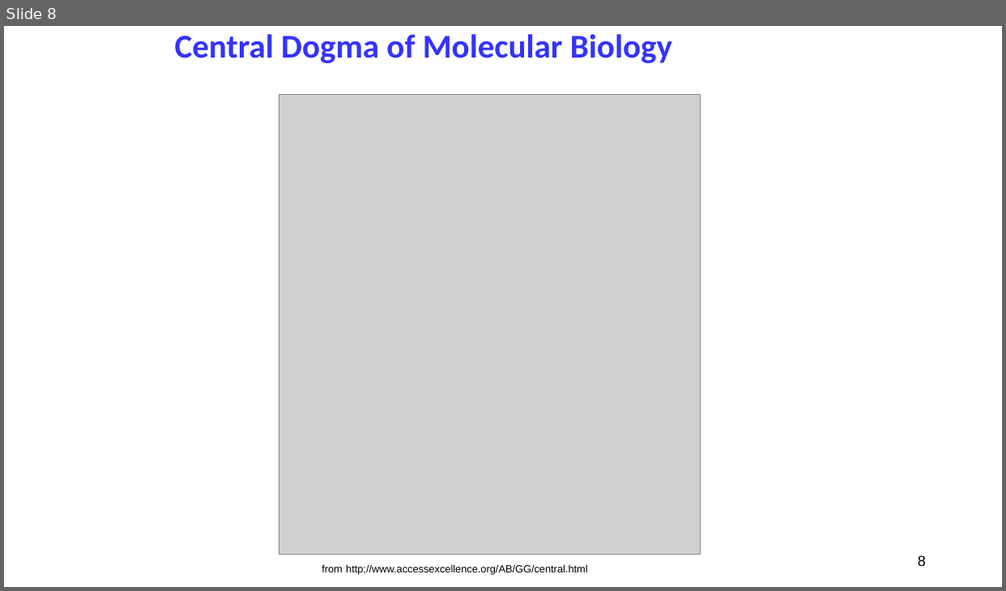
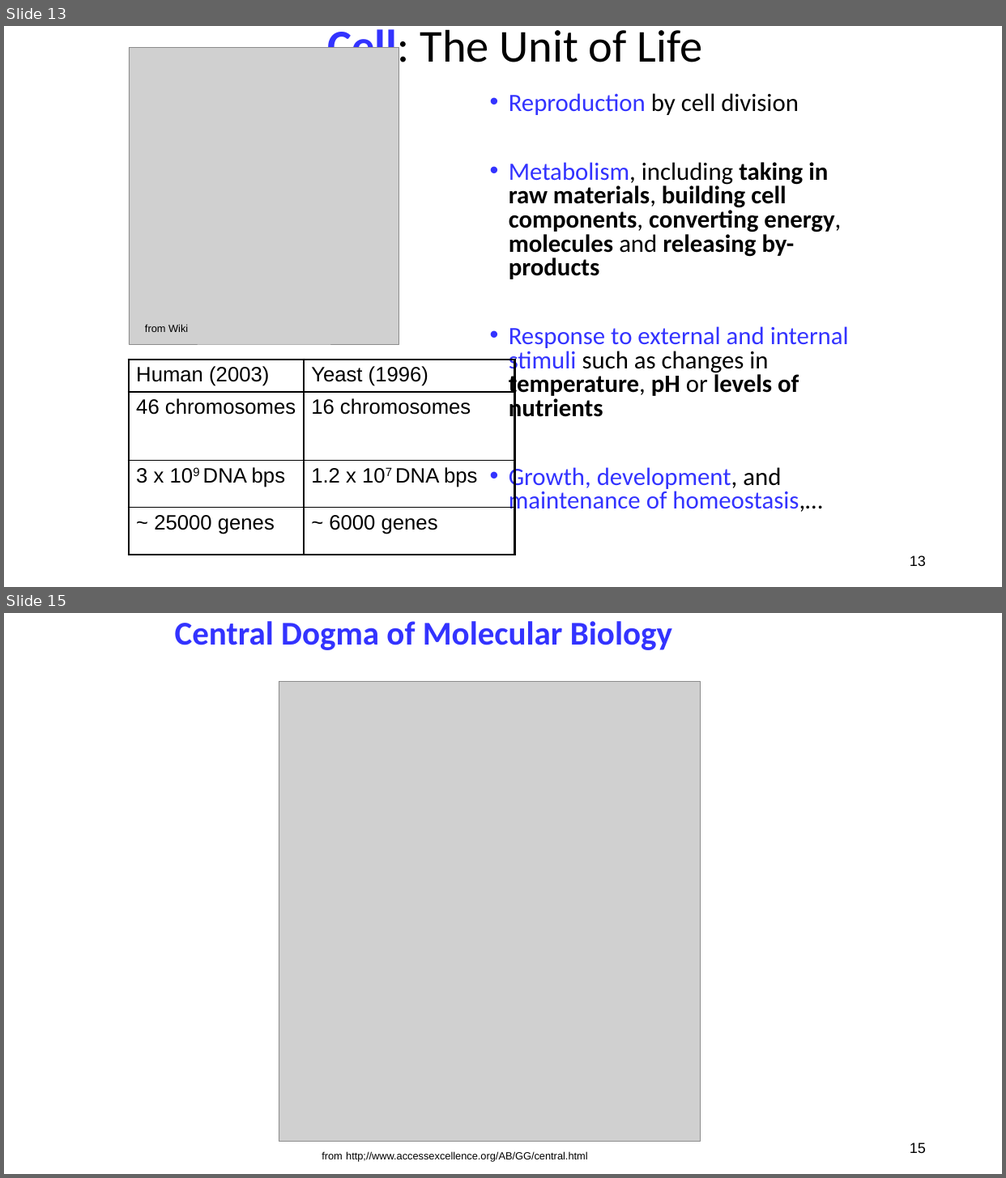
Before and after one commit to RyanCCJ/2022_Lab_Training, a slide deck: Homework/2022年暑期新生訓練成果project.pptx. Shown one above the other, each under a label of ours: slide 8 before the commit, slides 13 and 15 after it; the slides between them are not shown. The pictures are 1006x591 and 1006x1178 pixels, drawn with LibreOffice and Linux fonts; fonts in the diff are those of the drawing; grey boxes stand for pictures. Boxes give left, top, right and bottom in pixels: in the first picture for what was removed or moved away, otherwise in the second. Text is boxed around its words. In the diff, an @@ line names an element or a change of style, - is before the commit and + after.

```diff
--- a/Homework/2022年暑期新生訓練成果project.pptx
+++ b/Homework/2022年暑期新生訓練成果project.pptx
@@ slide 13 added at bbox=[4, 26, 1002, 587], background #FFFFFF @@
@@ picture added at bbox=[129, 47, 399, 344] @@
@@ title added at bbox=[328, 26, 703, 72], 44 pt, text #000000 @@
+Cell: The Unit of Life
@@ text added at bbox=[509, 93, 849, 515], 24 pt, text #000000 @@
+• Reproduction by cell division
+• Metabolism, including taking in raw materials, building cell components, converting energy, molecules and releasing by-products
+• Response to external and internal stimuli such as changes in temperature, pH or levels of nutrients
+• Growth, development, and maintenance of homeostasis,…
@@ text added at bbox=[145, 324, 188, 332], 10 pt, text #000000 @@
+from Wiki
@@ table added at bbox=[129, 360, 515, 555], 4 rows, 2 columns @@
+Human (2003) | Yeast (1996)
+46 chromosomes | 16 chromosomes
+3 x 109 DNA bps | 1.2 x 107 DNA bps
+~ 25000 genes | ~ 6000 genes
@@ page number added at bbox=[910, 556, 926, 566], 14 pt, text #000000 @@
+13
@@ what was slide 8 is now slide 15 @@
@@ page number at bbox=[910, 1143, 926, 1153]: text changed @@
-8
+15
```
Also in this commit, not shown: 4 slides changed, 6 other slides added.
